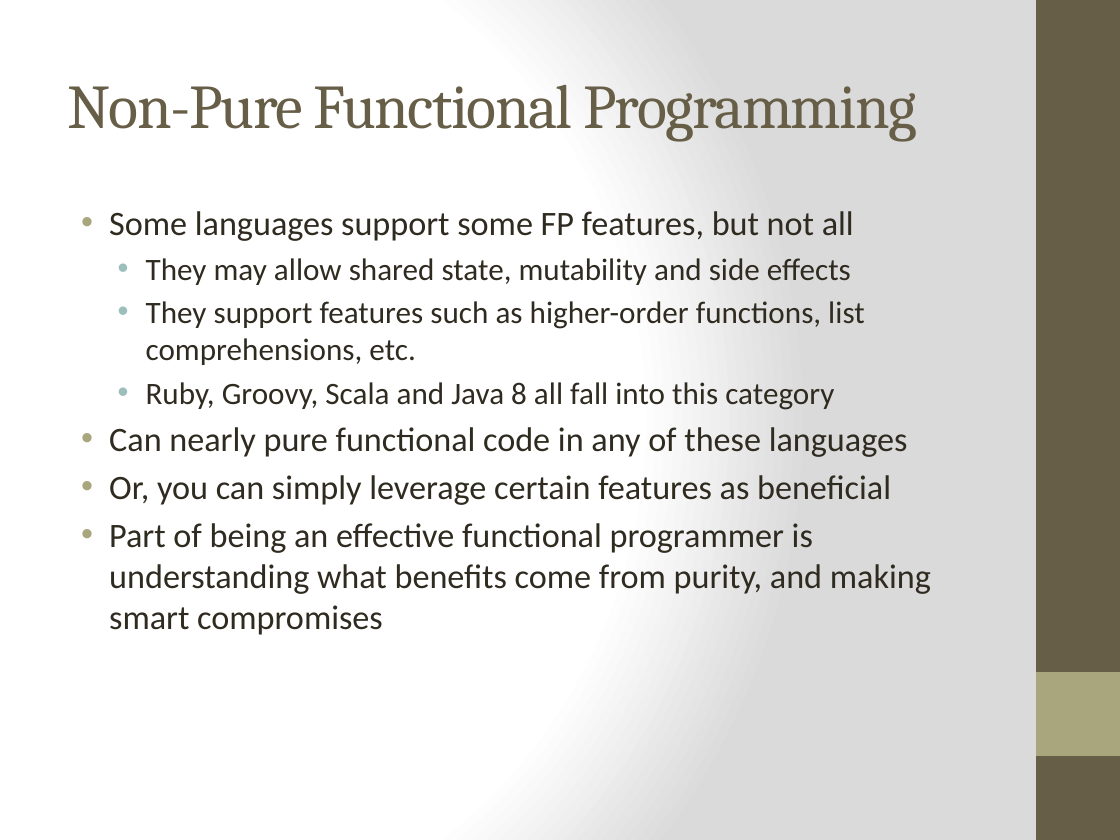
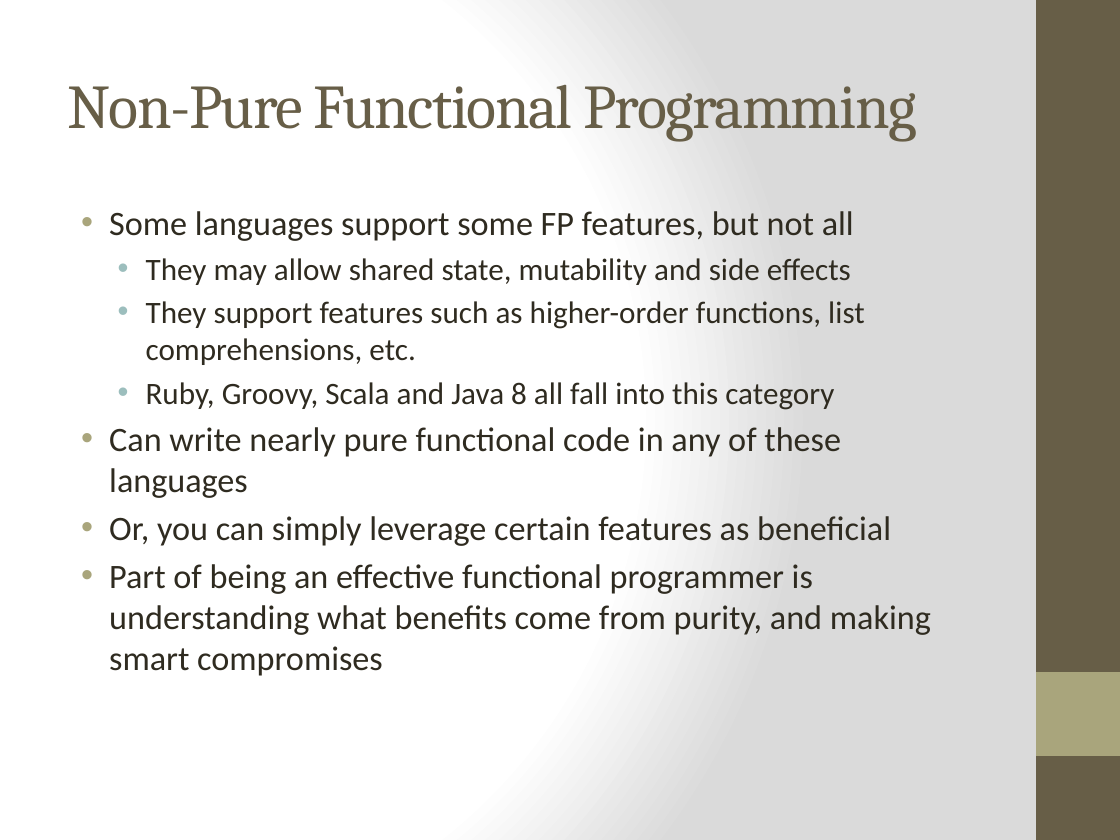
Before and after one commit to bjhartin/FoundationsOfFunctionalProgramming, a slide deck: slide 11 of FoundationsOfFunctionalProgramming.pptx. Drawn at 1120x840 pixels with LibreOffice and Linux fonts; fonts in the diff are those of the drawing. Boxes give left, top, right and bottom in pixels: in the first picture for what was removed or moved away, otherwise in the second. Text is boxed around its words. In the diff, an @@ line names an element or a change of style, - is before the commit and + after.

```diff
--- a/FoundationsOfFunctionalProgramming.pptx
+++ b/FoundationsOfFunctionalProgramming.pptx
@@ text at (109, 427, 841, 498): text changed @@
-• Can nearly pure functional code in any of these languages
+• Can write nearly pure functional code in any of these languages
```
Also in this commit, not shown: 2 other slides changed, 2 other files.
